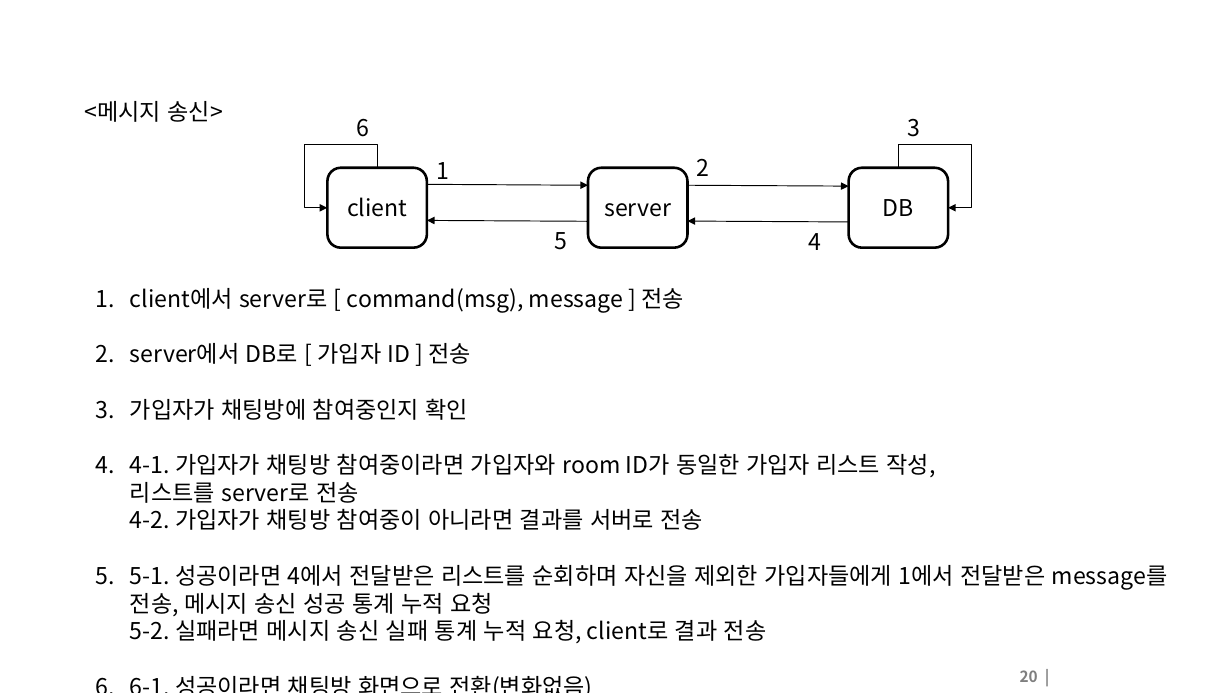
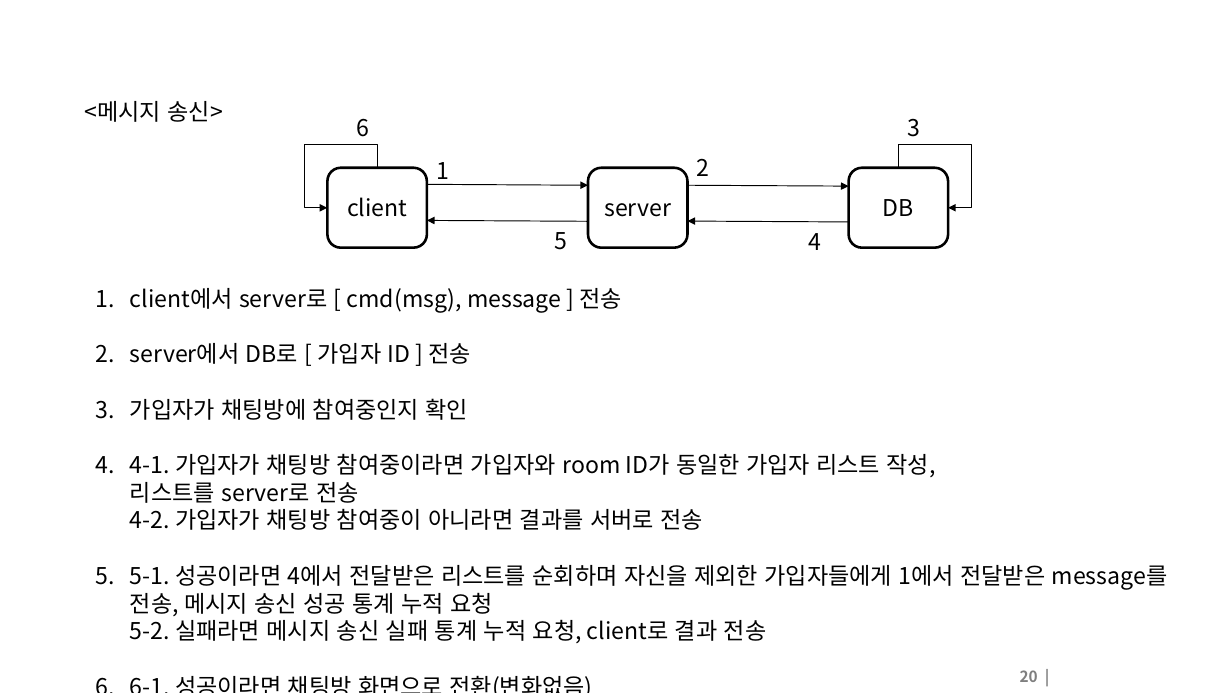
Before and after one commit to yunsarasak/tcp_chat, a slide deck: slide 20 of doc/functional_specification_new.pptx. Drawn at 1232x693 pixels with LibreOffice and Linux fonts; fonts in the diff are those of the drawing; background and template pictures are left out. Boxes give left, top, right and bottom in pixels: in the first picture for what was removed or moved away, otherwise in the second. Text is boxed around its words. In the diff, an @@ line names an element or a change of style, - is before the commit and + after.

```diff
--- a/doc/functional_specification_new.pptx
+++ b/doc/functional_specification_new.pptx
@@ text at (130, 288, 623, 312): text changed @@
-1. client에서 server로 [ command(msg), message ] 전송
+1. client에서 server로 [ cmd(msg), message ] 전송
```
Also in this commit, not shown: 10 other slides changed, 20 slides added, 1 slide removed.
